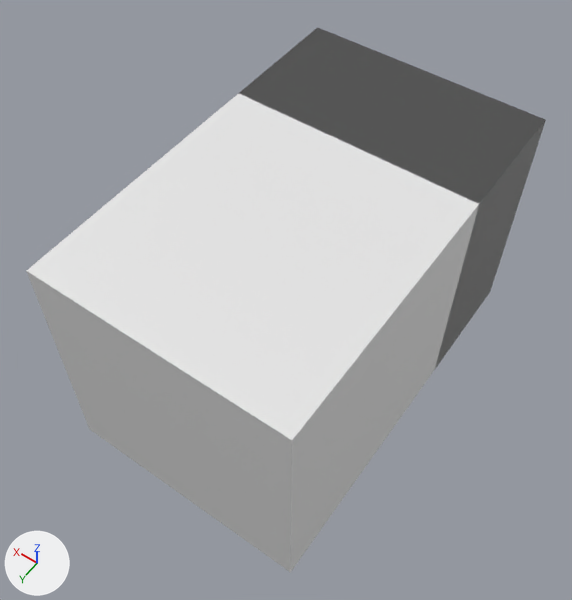
The Blender file meshs.blend: old version first, new version second.
Rendered twice from a 50 mm camera at (-1.063, 2.383, 2.365) aimed at (0.03, 0.853, -0.039). Lighting does not change. The marker at lower left points along +X, +Y and +Z.

Before the edit, the objects in view are built like this:
```python
me_cube_001 = bpy.data.meshes.new('Cube.001')
me_cube_001.from_pydata(...)  # a box spanning x -0.5..0.5, y -0.026..0.5, z -0.5..0.5
me_cube_002 = bpy.data.meshes.new('Cube.002')
me_cube_002.from_pydata(...)  # a box spanning x -0.5..0.5, y -0.03..1.57, z -0.5..0.5
ob_cube = bpy.data.objects.new('Cube', me_cube_001)
ob_cube.location = (0.0, 0.0, 0.0)
ob_wall = bpy.data.objects.new('wall', me_cube_002)
ob_wall.location = (0.0, 0.0, 0.0)
```
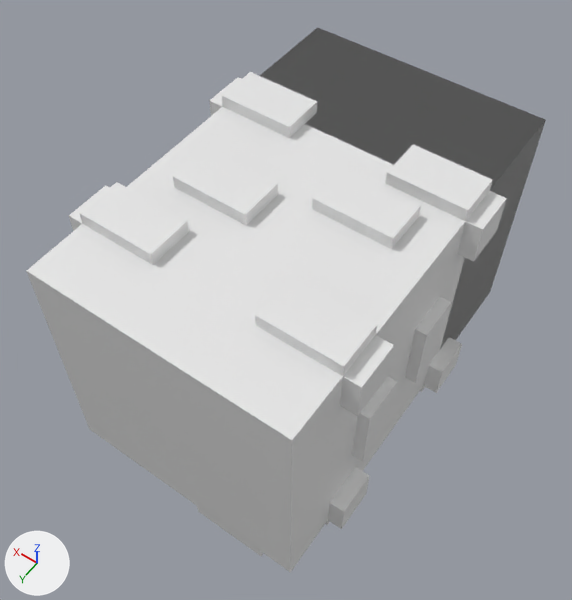
What the commit changed:
Material 'wall' (mat_wall) is new.
Its base color is (0.8, 0.8, 0.8) (white #e7e7e7).
Material 'bricks' (mat_bricks) is new.
Its base color is (0.8, 0.8, 0.8) (white #e7e7e7).
me_cube_002 is used by ob_wall; location (0.0, 0.0, 0.0).
me_cube_002 had 8 vertices, 6 faces and spanned x -0.5..0.5, y -0.03..1.57, z -0.5..0.5.
me_cube_002 now has 200 vertices, 126 faces and spans x -0.56..0.56, y -0.03..1.57, z -0.55..0.55.
Part 1, on me_cube_002:
96 vertices are added at x -0.56..0.56, y 0.42..1.39, z -0.55..0.55.
60 new vertices lie (0.0, 0.17, 0.0) away from vertices in x -0.56..0.56, y 0.67..1.27, z -0.55..0.55.
36 new vertices lie (0.0, 0.18, 0.0) away from vertices in x -0.56..0.56, y 0.42..1.39, z -0.55..0.55.
120 new faces join them, mat_bricks (white #e7e7e7).
me_cube_002 now uses material mat_wall (white #e7e7e7).
me_cube_002 now uses material mat_bricks (white #e7e7e7).

Boxes (x1, y1, x2, y2) around the edits, measured in the pictures (572 x 600 px):
part 1 of me_cube_002, added
    after: (69, 72, 507, 556)
